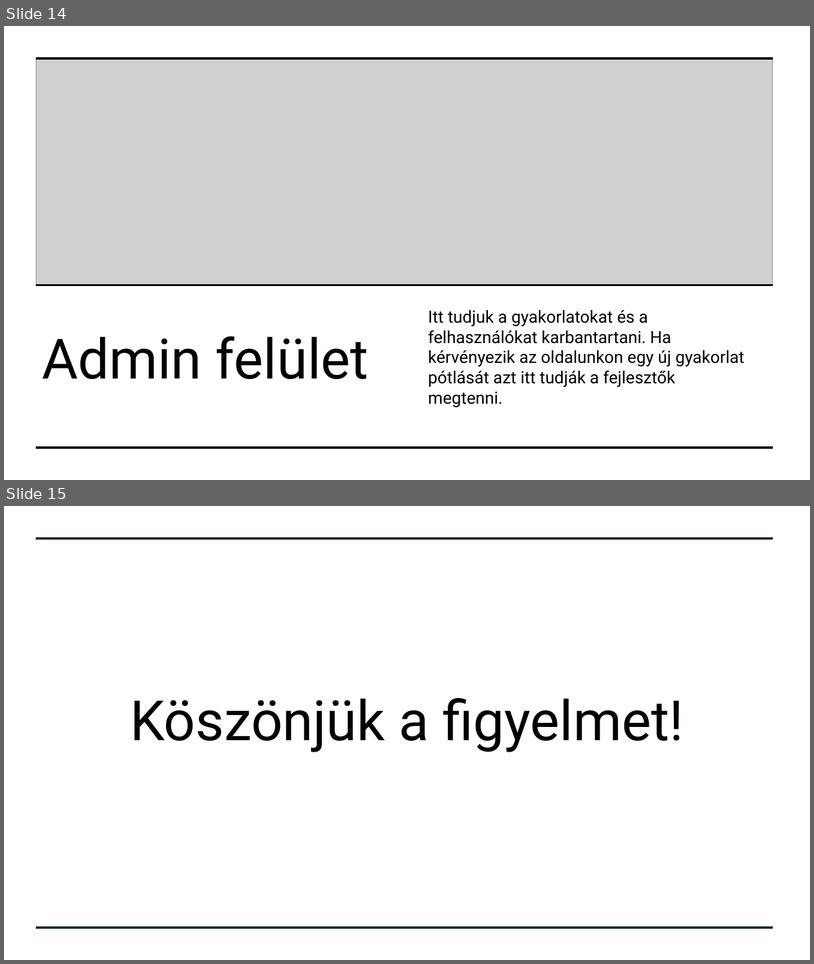
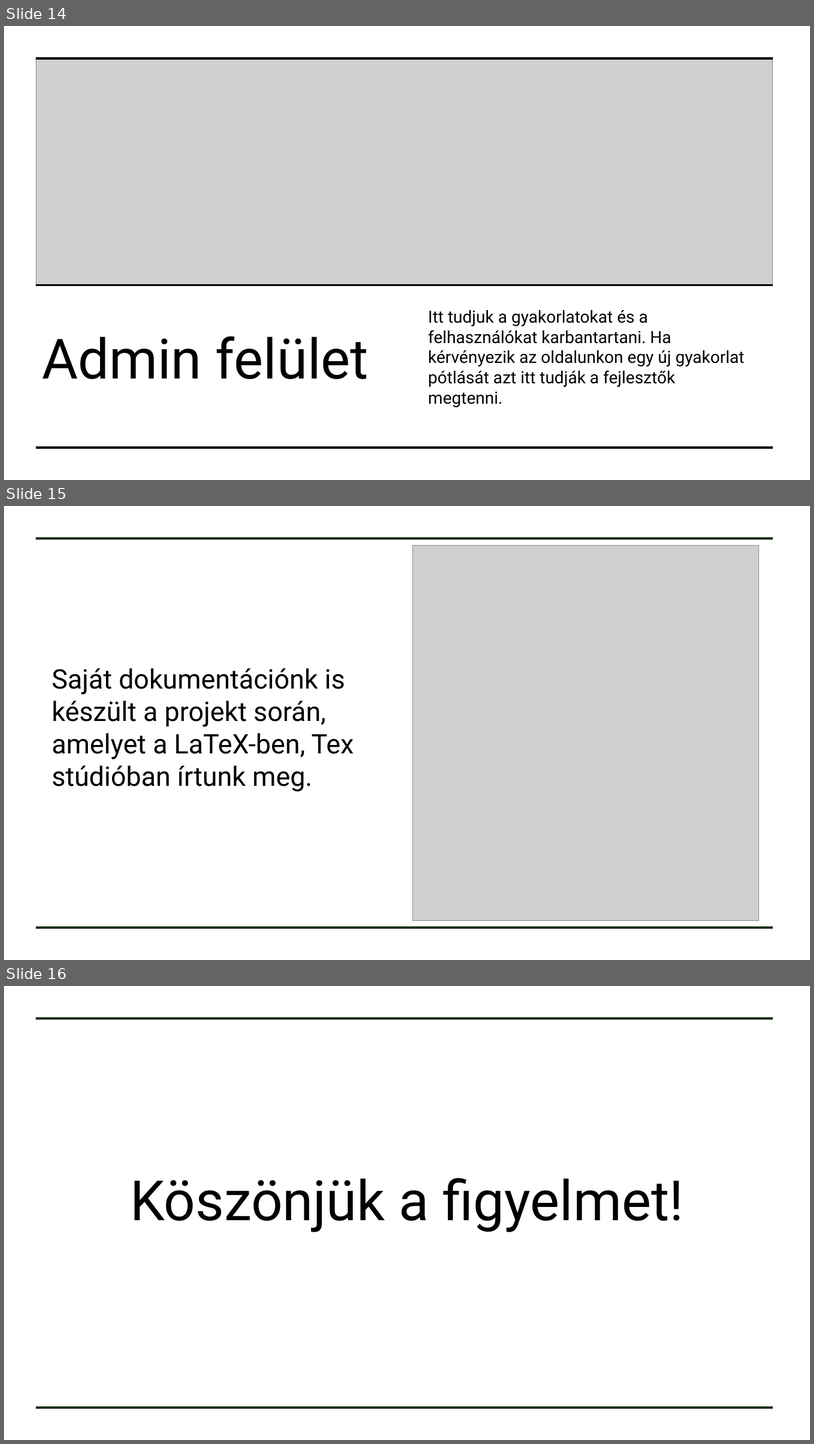
Before and after one commit to HIIMSKYDAZ/HealthBro, a slide deck: HealthBRO.pptx. Shown one above the other, each under a label of ours: slides 14 and 15 before the commit, slides 14, 15 and 16 after it. The pictures are 814x964 and 814x1444 pixels, drawn with LibreOffice and Linux fonts; fonts in the diff are those of the drawing; grey boxes stand for pictures. Boxes give left, top, right and bottom in pixels: in the first picture for what was removed or moved away, otherwise in the second. Text is boxed around its words. In the diff, an @@ line names an element or a change of style, - is before the commit and + after.

```diff
--- a/HealthBRO.pptx
+++ b/HealthBRO.pptx
@@ slide 15 added at (x1=4, y1=506, x2=810, y2=960), background #FFFFFF; not listed: 2 template elements that a slide beside it also shows @@
@@ picture added at (x1=413, y1=546, x2=759, y2=921) @@
@@ text added at (x1=52, y1=668, x2=354, y2=792), 32 pt, text #000000 @@
+Saját dokumentációnk is készült a projekt során, amelyet a LaTeX-ben, Tex stúdióban írtunk meg.
@@ what was slide 15 is now slide 16 @@
```
Also in this commit, not shown: 1 slide changed.
